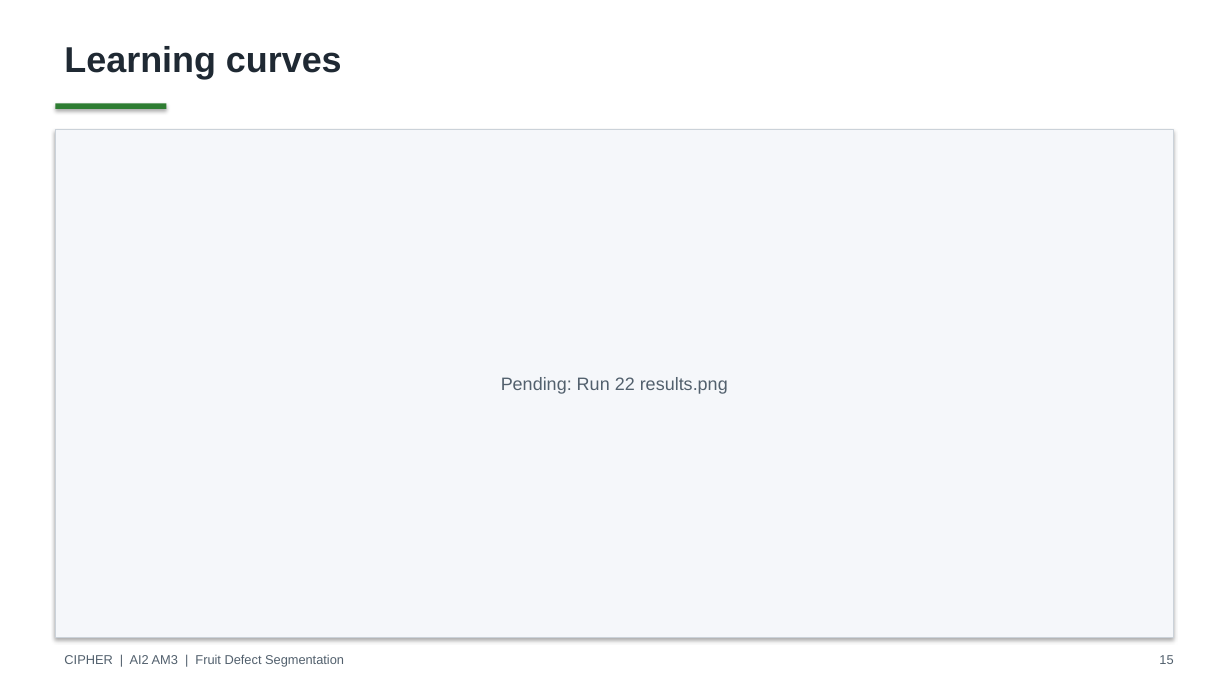
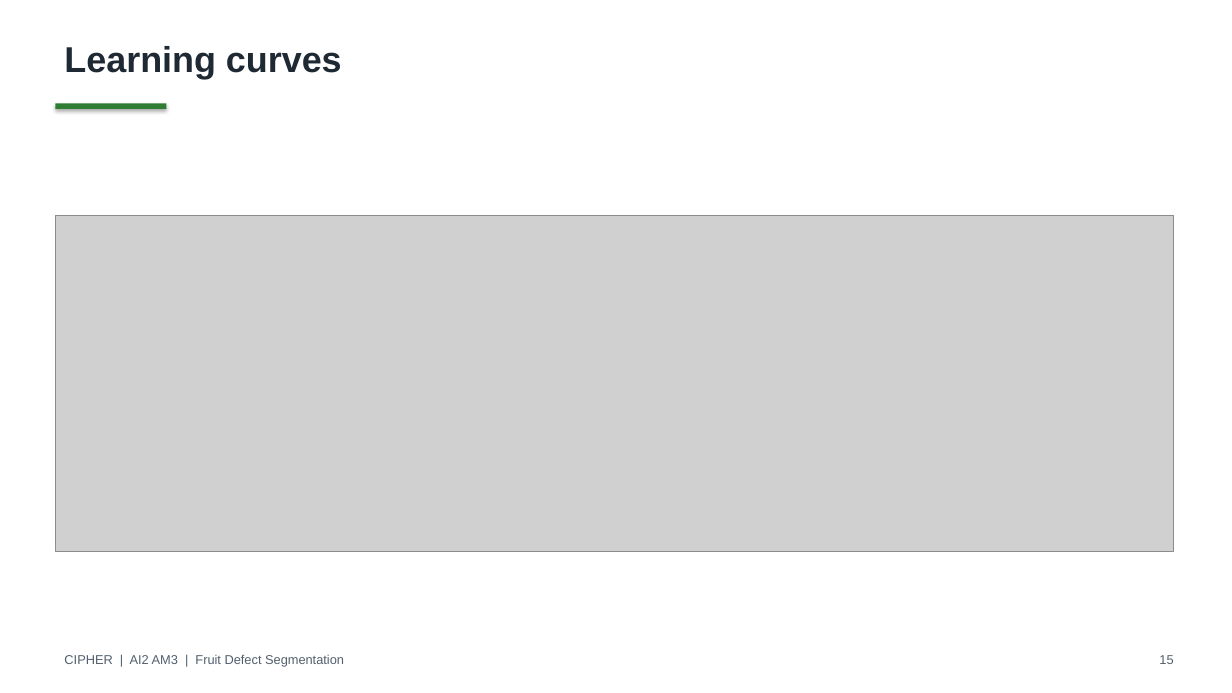
Before and after one commit to deangg/instancesegmentation, a slide deck: slide 15 of slides/CIPHER_AI2_Final_Defense.pptx. Drawn at 1232x693 pixels with LibreOffice and Linux fonts; fonts in the diff are those of the drawing; grey boxes stand for pictures. Boxes give left, top, right and bottom in pixels: in the first picture for what was removed or moved away, otherwise in the second. Text is boxed around its words. In the diff, an @@ line names an element or a change of style, - is before the commit and + after.

```diff
--- a/slides/CIPHER_AI2_Final_Defense.pptx
+++ b/slides/CIPHER_AI2_Final_Defense.pptx
@@ rectangle removed at [55,129,1174,638] @@
-Pending: Run 22 results.png
@@ picture added at [55,215,1174,551] @@
```
Also in this commit, not shown: 9 other slides changed, 13 other files.
